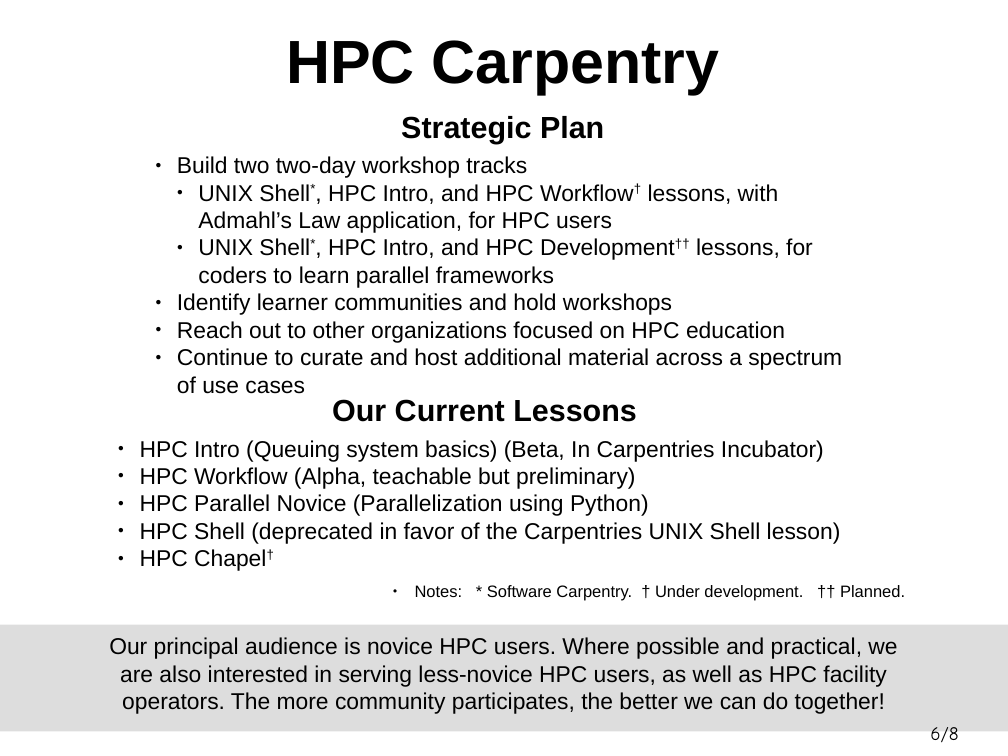
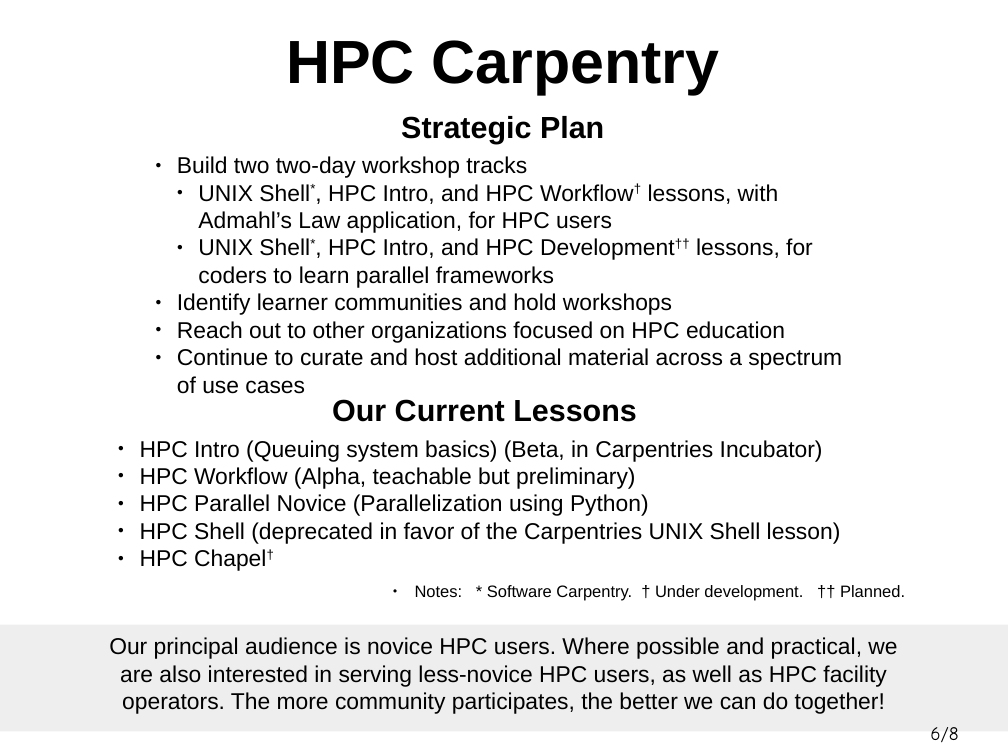
Before and after one commit to hpc-carpentry/coordination, a slide deck: slide 6 of conferences/SCA2024/sca2024_presentation.odp. Drawn at 1008x756 pixels with LibreOffice and Linux fonts; fonts in the diff are those of the drawing. Boxes give left, top, right and bottom in pixels: in the first picture for what was removed or moved away, otherwise in the second. Text is boxed around its words. In the diff, an @@ line names an element or a change of style, - is before the commit and + after.

```diff
--- a/conferences/SCA2024/sca2024_presentation.odp
+++ b/conferences/SCA2024/sca2024_presentation.odp
@@ text at bbox=[140, 440, 823, 462]: text changed @@
-● HPC Intro (Queuing system basics) (Beta, In Carpentries Incubator)
+● HPC Intro (Queuing system basics) (Beta, in Carpentries Incubator)
@@ rectangle at bbox=[0, 625, 1008, 732]: fill #DDDDDD to #EEEEEE @@
```
Also in this commit, not shown: 4 other slides changed, 1 other file.
